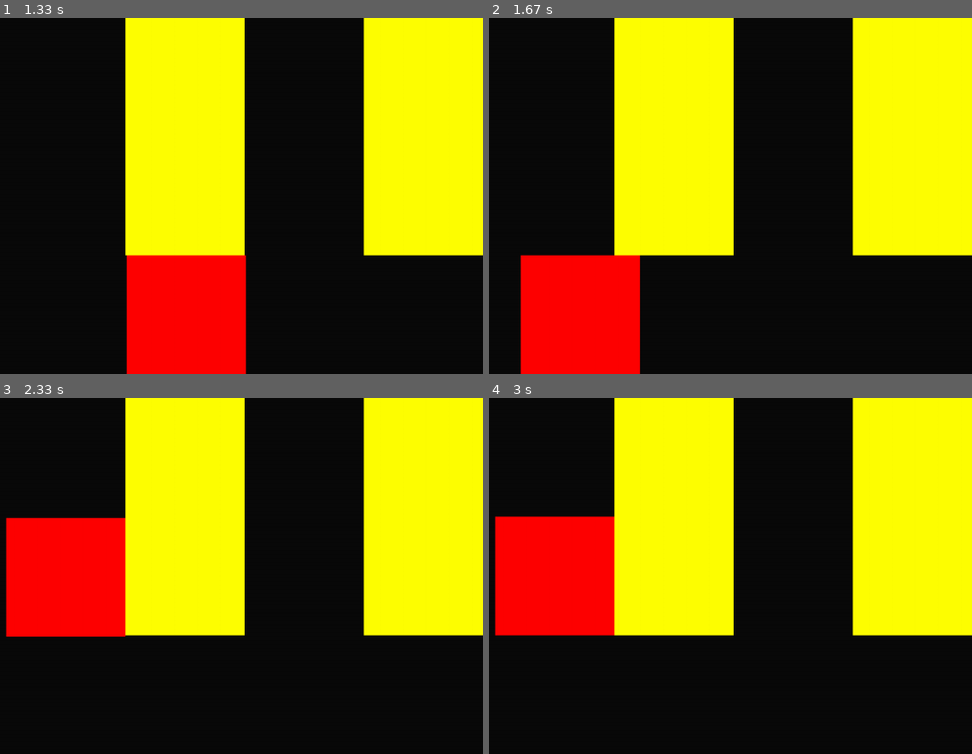
Above: before the commit, frames 1-4 (two rows, left to right).
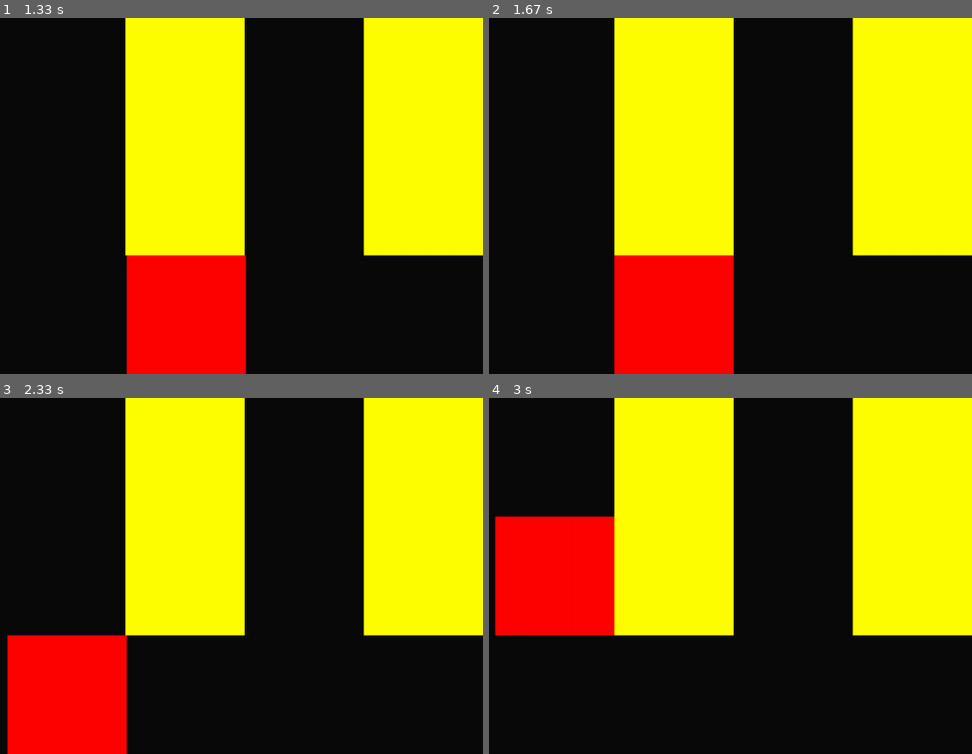
Above: after the commit, the same moments.

Repository: WingedSeal/mazegame
Game: pygame game, started from src/main.py
Two runs of this game, one before a commit and one after it. Both use one fixed random seed, a clock stepped at 60 frames per second and the inputs below.
Inputs:
- Up to frame 1 (1.33 s): no input
- Up to frame 2 (1.67 s): no input
- Up to frame 3 (2.33 s): no input
- Up to frame 4 (3 s): no input

Frame 1 is identical in both runs. In frame 2, 13% of the frame differs, in the area x 6-51%, y 66-100%; in frame 3, 16%, in the area x 1-27%, y 33-100%; in frame 4, nothing differs.

Commit message:
feat: improve event timing

Diff:
--- a/src/mazegame/control.py
+++ b/src/mazegame/control.py
@@ -12,11 +12,11 @@
     control_event = threading.Event()
 
     def __init__(self, map: Map, game: "Game") -> None:
+        self.control_event.clear()
         self.game = game
         self.player_positions = map.get_player_positions()
 
     def _move(self, dx: int, dy: int) -> None:
-        self.control_event.wait()
         self.game.next_moves = [
             (player_pos[0], player_pos[1], dx, dy)
             for player_pos in self.player_positions
@@ -24,10 +24,26 @@
         self.player_positions = []
         self.control_event.clear()
         self.game.game_event.set()
+        self.control_event.wait()
+
+    def halt(self) -> None:
+        self.control_event.clear()
+        self.game.game_event.set()
+        self.control_event.wait()
+
+    def _pre_run(self) -> None:
+        self.control_event.wait()
+
+    def _post_run(self) -> None:
+        self.control_event.clear()
+        self.game.game_event.set()
+        self.game.is_control_alive = False
 
     def test_run(self):
+        self._pre_run()
         self._move(-1, 0)
         self._move(-1, 0)
+        self.halt()
         self._move(-1, 0)
         self._move(0, -1)
-        self.game.is_control_alive = False
+        self._post_run()
